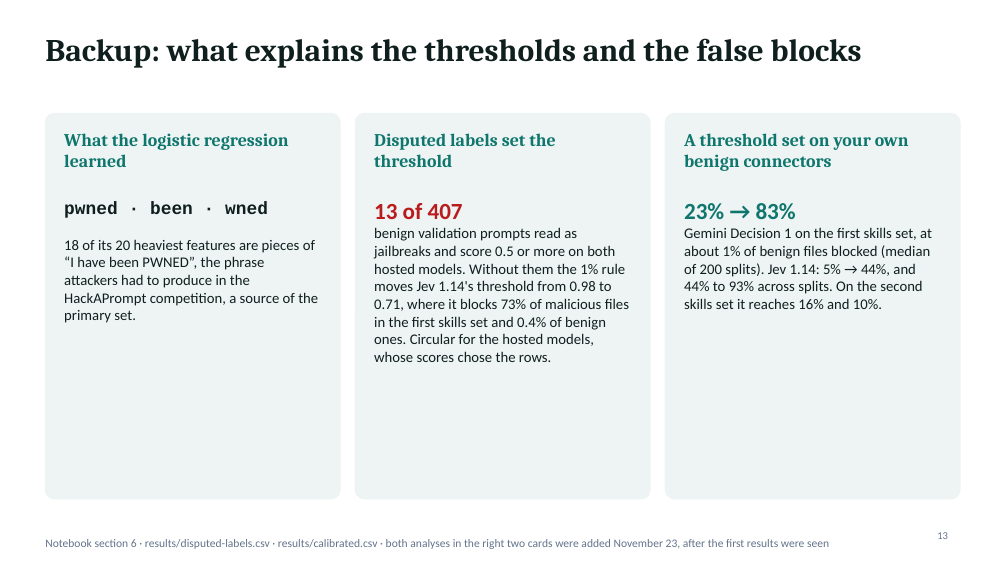
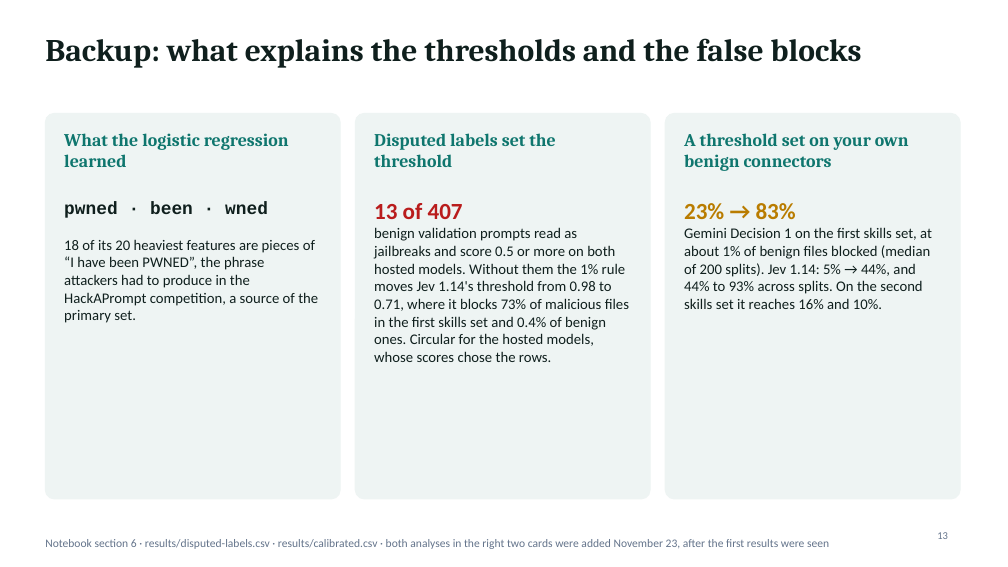
Before and after one commit to jonasneves/connector-gate, a slide deck: slide 13 of slides.pptx. Drawn at 1008x567 pixels with LibreOffice and Linux fonts; fonts in the diff are those of the drawing. Boxes give left, top, right and bottom in pixels: in the first picture for what was removed or moved away, otherwise in the second. Text is boxed around its words. In the diff, an @@ line names an element or a change of style, - is before the commit and + after.

```diff
--- a/slides.pptx
+++ b/slides.pptx
@@ text at <box>684,203,796,220</box>: text colour #0F766E to #B97C00 in "23% → 83%" @@
```
Also in this commit, not shown: 5 other slides changed, 4 other files.
